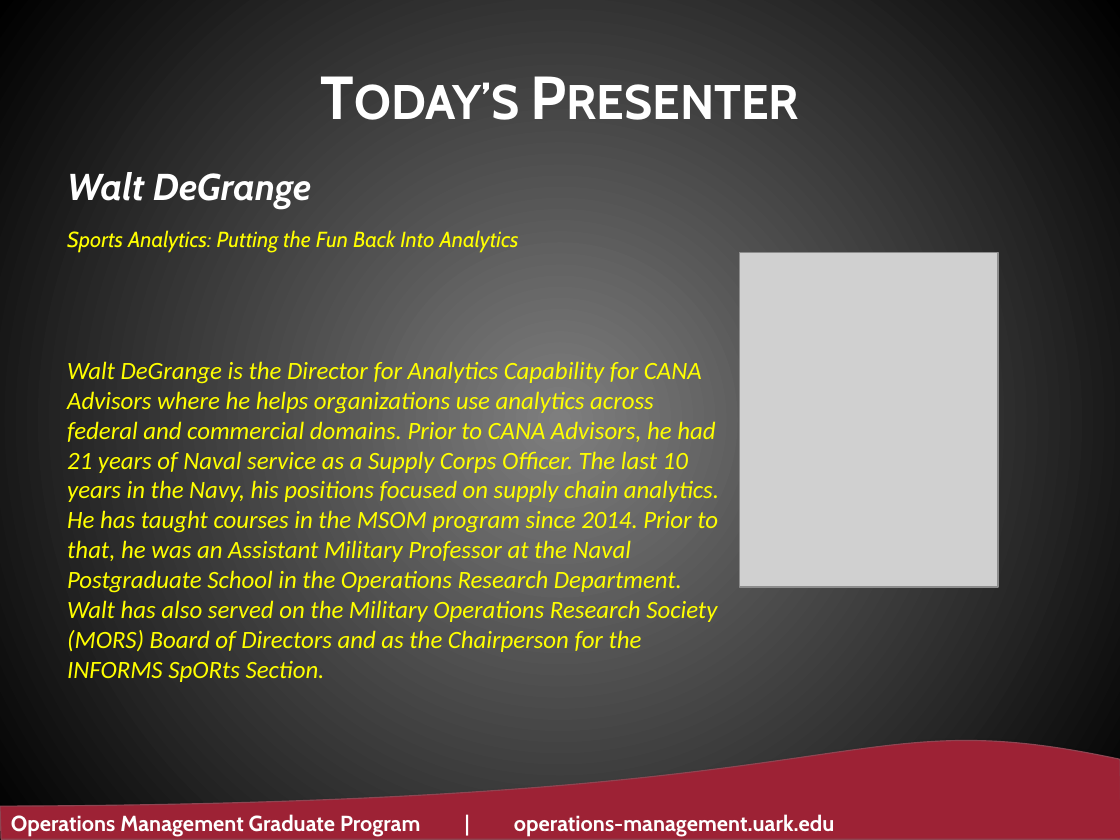
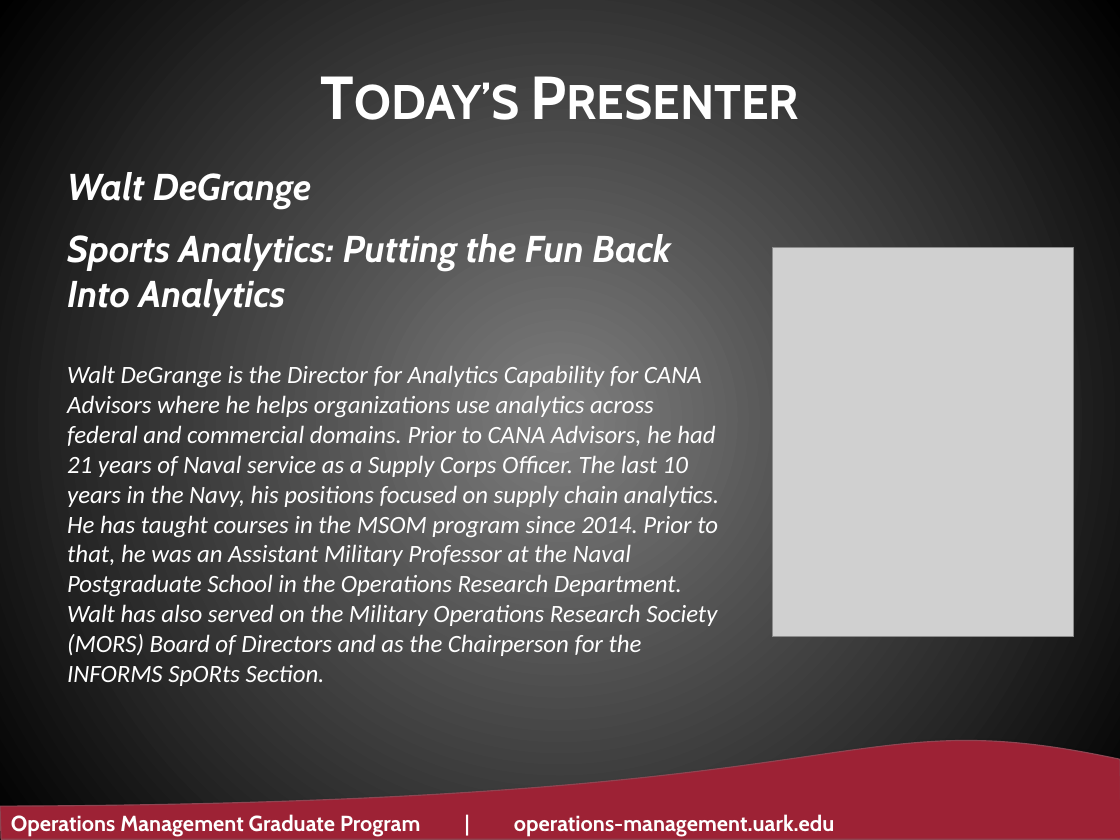
Before and after one commit to ltwalt/espnsports, a slide deck: slide 4 of 201111 2020 - Is Analytics in Professional Sports Making a Difference - U of Ark.pptx (slide 2 before the commit). Drawn at 1120x840 pixels with LibreOffice and Linux fonts; fonts in the diff are those of the drawing; grey boxes stand for pictures; background and template pictures are left out. Boxes give left, top, right and bottom in pixels: in the first picture for what was removed or moved away, otherwise in the second. Text is boxed around its words. In the diff, an @@ line names an element or a change of style, - is before the commit and + after.

Commit message:
This is version 1.0 for the November 2020 University of Arkansas MSOM Lunch and Learn Brief.

```diff
--- a/201111 2020 - Is Analytics in Professional Sports Making a Difference - U of Ark.pptx
+++ b/201111 2020 - Is Analytics in Professional Sports Making a Difference - U of Ark.pptx
@@ text at (67,234,719,686): size 14 to 24 pt, bold on in "Sports Analytics: Putting the Fun Back Into ..."; text colour #FFFF00 to #FFFFFF; more space between paragraphs @@
@@ picture: place and size @@
-picture at (739,253,998,587)
+picture at (772,248,1073,636)
```
Also in this commit, not shown: 5 other slides changed, 23 slides added, 2 slides removed, 11 other files.
